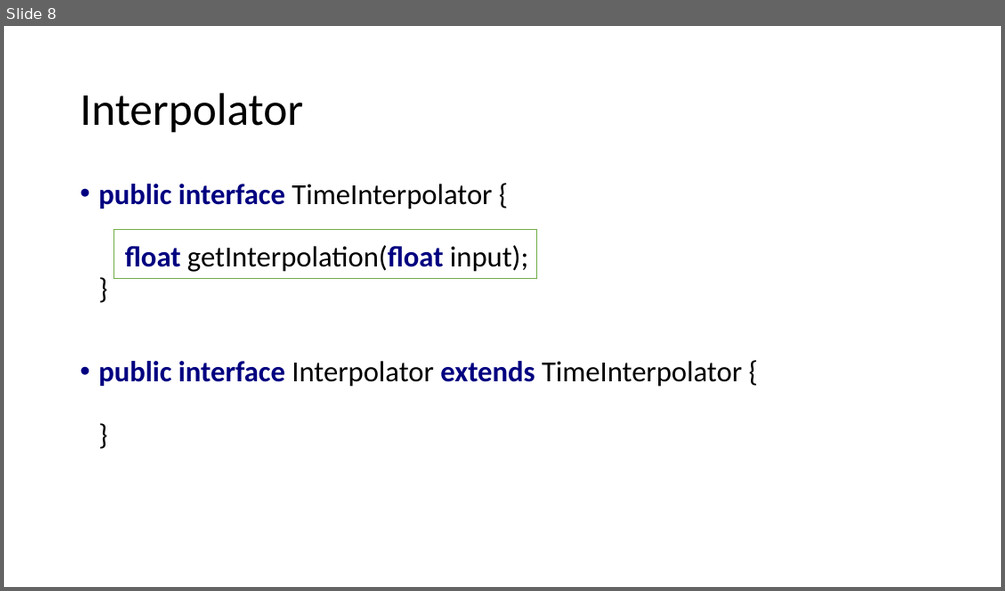
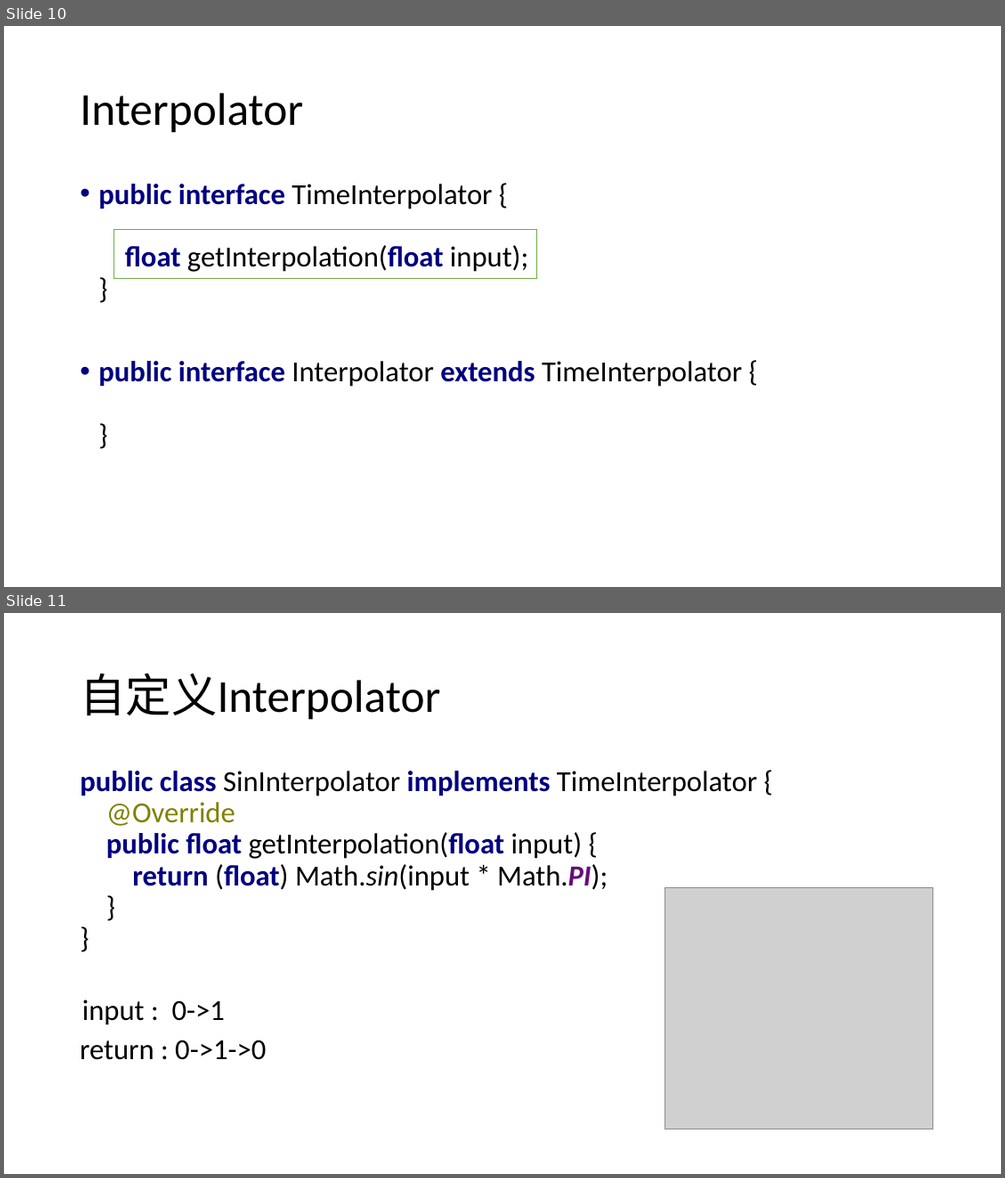
Before and after one commit to hua3505/Share, a slide deck: AnimationSkillShare/动画实用技巧.pptx. Shown one above the other, each under a label of ours: slide 8 before the commit, slides 10 and 11 after it. The pictures are 1005x591 and 1005x1178 pixels, drawn with LibreOffice and Linux fonts; fonts in the diff are those of the drawing; grey boxes stand for pictures. Boxes give left, top, right and bottom in pixels: in the first picture for what was removed or moved away, otherwise in the second. Text is boxed around its words. In the diff, an @@ line names an element or a change of style, - is before the commit and + after.

```diff
--- a/AnimationSkillShare/动画实用技巧.pptx
+++ b/AnimationSkillShare/动画实用技巧.pptx
@@ slide 11 added at (x1=4, y1=613, x2=1001, y2=1174), background #FFFFFF @@
@@ title added at (x1=80, y1=673, x2=440, y2=720), 44 pt, text #000000 @@
+自定义Interpolator
@@ text added at (x1=80, y1=771, x2=757, y2=891), 28 pt, text #000000 @@
+public class SinInterpolator implements TimeInterpolator {
+@Override
+public float getInterpolation(float input) {
+return (float) Math.sin(input * Math.PI);
+}
+}
@@ picture added at (x1=665, y1=887, x2=932, y2=1129) @@
@@ text added at (x1=82, y1=999, x2=225, y2=1025), 28 pt, text #000000 @@
+input : 0->1
@@ text added at (x1=80, y1=1039, x2=266, y2=1060), 28 pt, text #000000 @@
+return : 0->1->0
@@ what was slide 8 is now slide 10 @@
```
Also in this commit, not shown: 1 slide changed, 5 other slides added, 2 slides removed, 19 other files.
